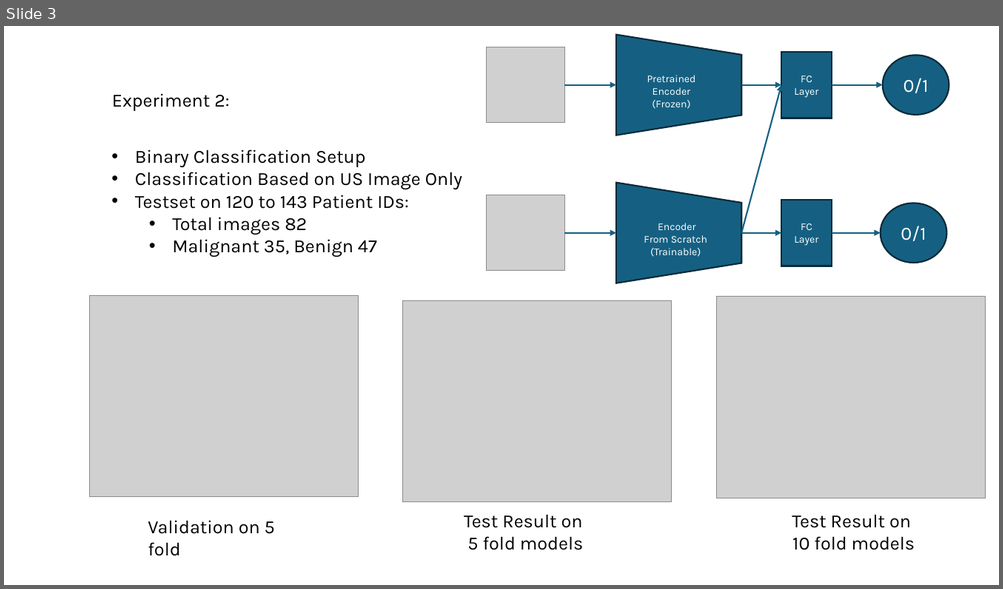
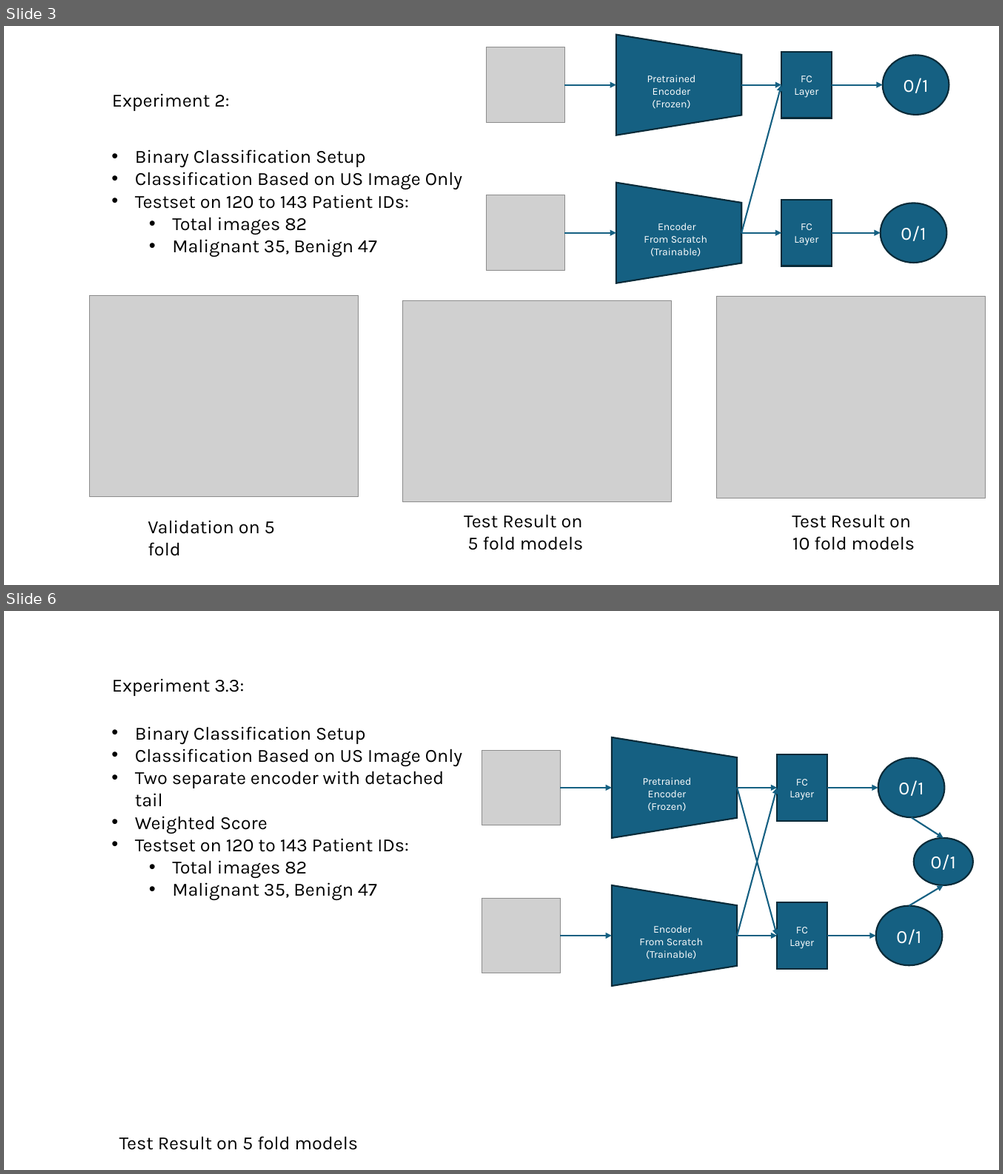
Before and after one commit to Iqbal1282/Washu2_Ovarian_Tumor, a slide deck: meeting_updates/07.07.25.pptx. Shown one above the other, each under a label of ours: slide 3 before the commit, slides 3 and 6 after it; the slides between them are not shown. The pictures are 1003x589 and 1003x1174 pixels, drawn with LibreOffice and Linux fonts; fonts in the diff are those of the drawing; grey boxes stand for pictures. Boxes give left, top, right and bottom in pixels: in the first picture for what was removed or moved away, otherwise in the second. Text is boxed around its words. In the diff, an @@ line names an element or a change of style, - is before the commit and + after.

Commit message:
two tail concated network

```diff
--- a/meeting_updates/07.07.25.pptx
+++ b/meeting_updates/07.07.25.pptx
@@ slide 6 added at bbox=[4, 611, 999, 1170], background #FFFFFF @@
@@ text added at bbox=[112, 678, 244, 696], 18 pt, text #000000 @@
+Experiment 3.3:
@@ text added at bbox=[135, 726, 462, 901], 18 pt, text #000000 @@
+• Binary Classification Setup
+• Classification Based on US Image Only
+• Two separate encoder with detached tail
+• Weighted Score
+• Testset on 120 to 143 Patient IDs:
+  • Total images 82
+  • Malignant 35, Benign 47
@@ flow chart manual operation added at bbox=[612, 738, 737, 838], fill #156082, outline #092A39 1.5 pt @@
@@ picture added at bbox=[481, 751, 560, 826] @@
@@ rectangle added at bbox=[777, 755, 827, 821], fill #156082, outline #092A39 1.5 pt, 10 pt, text #FFFFFF @@
+FC Layer
@@ ellipse added at bbox=[878, 758, 944, 817], fill #156082, outline #092A39 1.5 pt, 18 pt, text #FFFFFF @@
+0/1
@@ arrow added from (560, 788) to (612, 788), #156082 1.5 pt @@
@@ text added at bbox=[643, 777, 691, 812], 10 pt, text #FFFFFF @@
+Pretrained Encoder
+(Frozen)
@@ arrow added from (737, 788) to (777, 788), #156082 1.5 pt @@
@@ arrow added from (737, 937) to (777, 788), #156082 1.5 pt @@
@@ arrow added from (737, 788) to (777, 937), #156082 1.5 pt @@
@@ arrow added from (827, 788) to (878, 788), #156082 1.5 pt @@
@@ arrow added from (911, 817) to (943, 838), #156082 1.5 pt @@
@@ ellipse added at bbox=[913, 838, 973, 886], fill #156082, outline #092A39 1.5 pt, 18 pt, text #FFFFFF @@
+0/1
@@ picture added at bbox=[481, 898, 560, 974] @@
@@ flow chart manual operation added at bbox=[612, 886, 737, 987], fill #156082, outline #092A39 1.5 pt @@
@@ arrow added from (909, 906) to (943, 886), #156082 1.5 pt @@
@@ rectangle added at bbox=[777, 903, 827, 969], fill #156082, outline #092A39 1.5 pt, 10 pt, text #FFFFFF @@
+FC Layer
@@ ellipse added at bbox=[876, 906, 942, 966], fill #156082, outline #092A39 1.5 pt, 18 pt, text #FFFFFF @@
+0/1
@@ arrow added from (560, 937) to (612, 937), #156082 1.5 pt @@
@@ text added at bbox=[639, 925, 703, 960], 10 pt, text #FFFFFF @@
+Encoder
+From Scratch
+(Trainable)
@@ arrow added from (737, 937) to (777, 937), #156082 1.5 pt @@
@@ arrow added from (827, 937) to (876, 937), #156082 1.5 pt @@
@@ text added at bbox=[119, 1136, 358, 1150], 18 pt, text #000000 @@
+Test Result on 5 fold models
```
Also in this commit, not shown: 2 other slides added, 8 other files.
